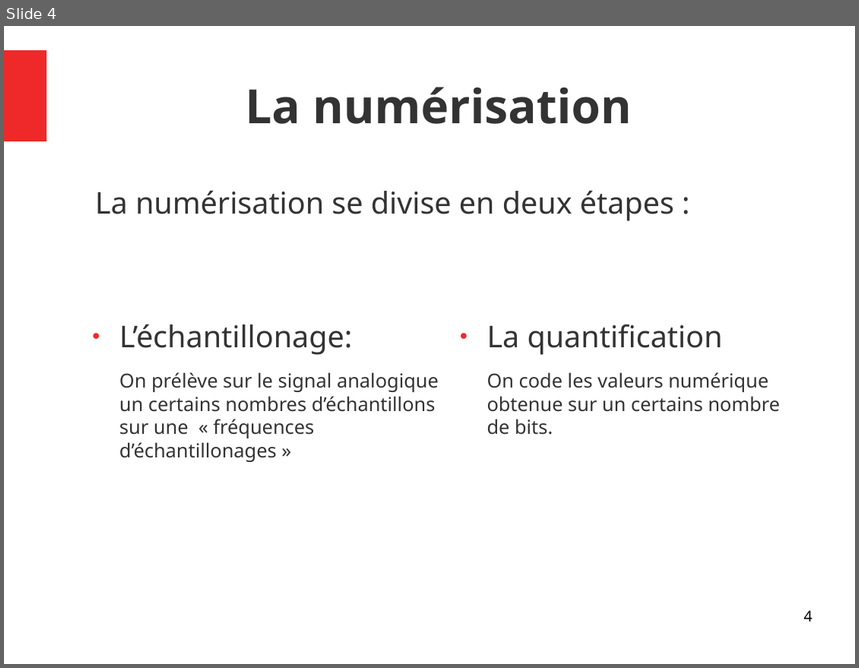
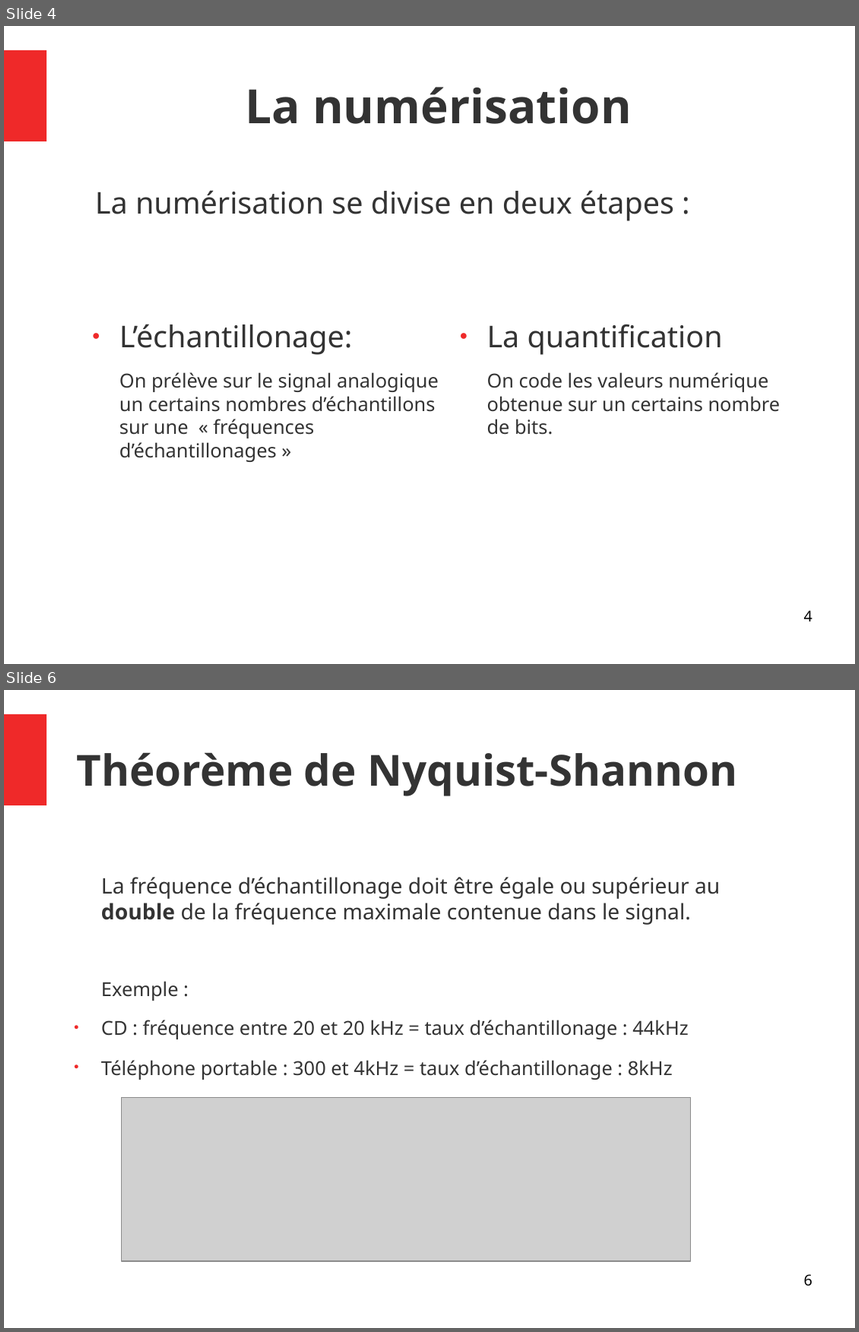
Before and after one commit to JenniferMiral/Compression-ZIP, a slide deck: Images&Sons.odp. Shown one above the other, each under a label of ours: slide 4 before the commit, slides 4 and 6 after it; the slides between them are not shown. The pictures are 859x668 and 859x1332 pixels, drawn with LibreOffice and Linux fonts; fonts in the diff are those of the drawing; grey boxes stand for pictures. Boxes give left, top, right and bottom in pixels: in the first picture for what was removed or moved away, otherwise in the second. Text is boxed around its words. In the diff, an @@ line names an element or a change of style, - is before the commit and + after.

```diff
--- a/Images&Sons.odp
+++ b/Images&Sons.odp
@@ slide 6 added at bbox=[4, 690, 855, 1328], background #FFFFFF; not listed: 1 template element that a slide beside it also shows @@
@@ title added at bbox=[77, 752, 738, 796], 40 pt, text #333333, bold @@
+Théorème de Nyquist-Shannon
@@ text added at bbox=[101, 877, 720, 1080], 18 pt, text #333333 @@
+La fréquence d’échantillonage doit être égale ou supérieur au double de la fréquence maximale contenue dans le signal.
+Exemple :
+● CD : fréquence entre 20 et 20 kHz = taux d’échantillonage : 44kHz
+● Téléphone portable : 300 et 4kHz = taux d’échantillonage : 8kHz
@@ picture added at bbox=[121, 1098, 692, 1262] @@
@@ page number added at bbox=[804, 1274, 813, 1287], 14 pt, text #000000 @@
+6
```
Also in this commit, not shown: 1 other slide added, 1 slide removed.
